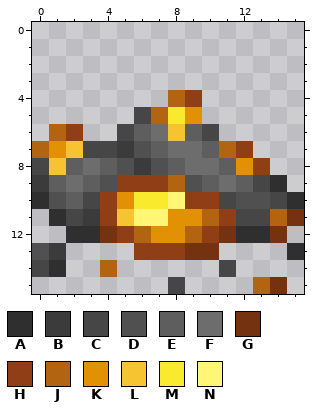
Pixel-art sprite: Versandordner/crushed_gold_ore.png. Above is the file before it was changed.
The file is 16x16 pixels.
Palette (. is transparent): A #2f2f2f  B #3b3b3b  C #464646  D #505050  E #5f5e5f  F #6e6d6e  G #753211  H #8f3e15  J #b26411  K #e29104  L #f7c431  M #faea2e  N #fff675
Pixels before, first column x 0:
 4 ........JH......
 5 ......CJMK......
 6 .JH..CEFLEC.....
 7 JKLCCBDEFFEJH...
 8 CLEFEDBDEFFEKH..
 9 BEFEDHHHJDEFECA.
10 ADECHKMMNHHCDDCA
11 .ACBHLNNKKJHCCJG
12 ..AAGHJKKJHGAAG.
13 DB....HHHGG....A
14 CA..J......C....
15 ........C....JG.
And afterwards:
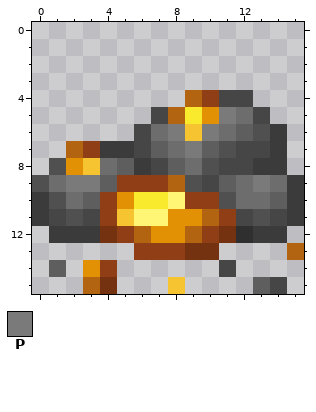
Colours new in this view: P #7b7a7b
What changed:
Changed rows in their new state; - is an unchanged pixel.
first column x 0:
 4 --------.JHCC---
 5 ------.CJMKPFC--
 6 -..--.C-PLPFEDB-
 7 ..JHB-C--P-DCCB-
 8 .DKLFE-C--DCCBB-
 9 DFPPE-----CEFPFB
10 B-FE-------DFFEB
11 BCDC---------DCB
12 -BBB---------BB-
13 ..-------------J
14 .E-KH-----------
15 ---JG---L----EC-
Changed places in both pictures, as pixel boxes (x1, y1, x2, y2):
changed: (32, 90, 304, 294)
